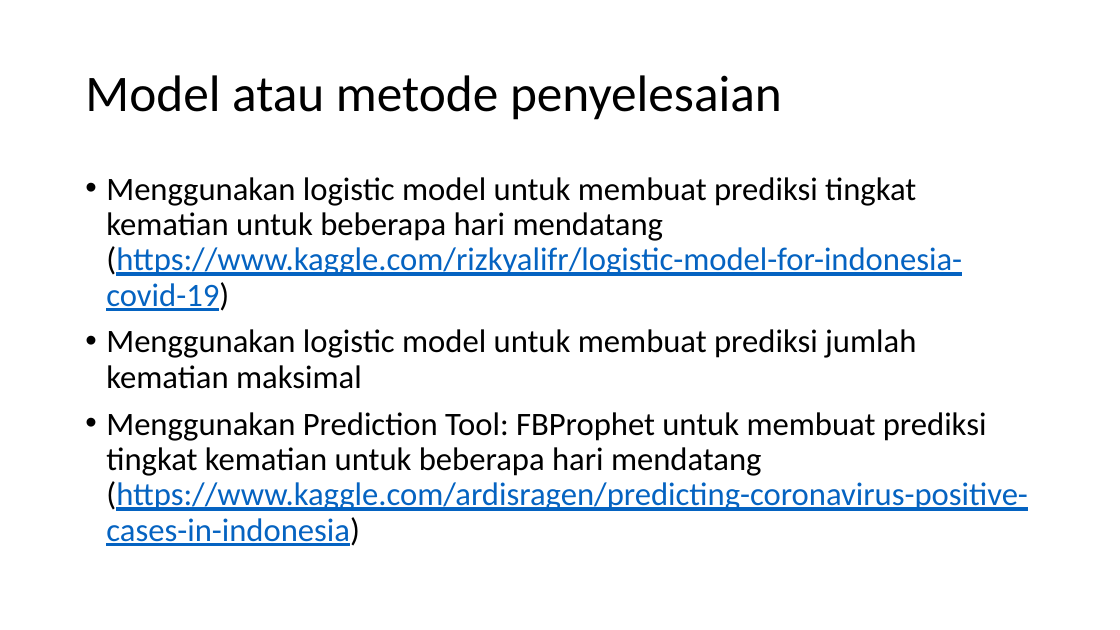
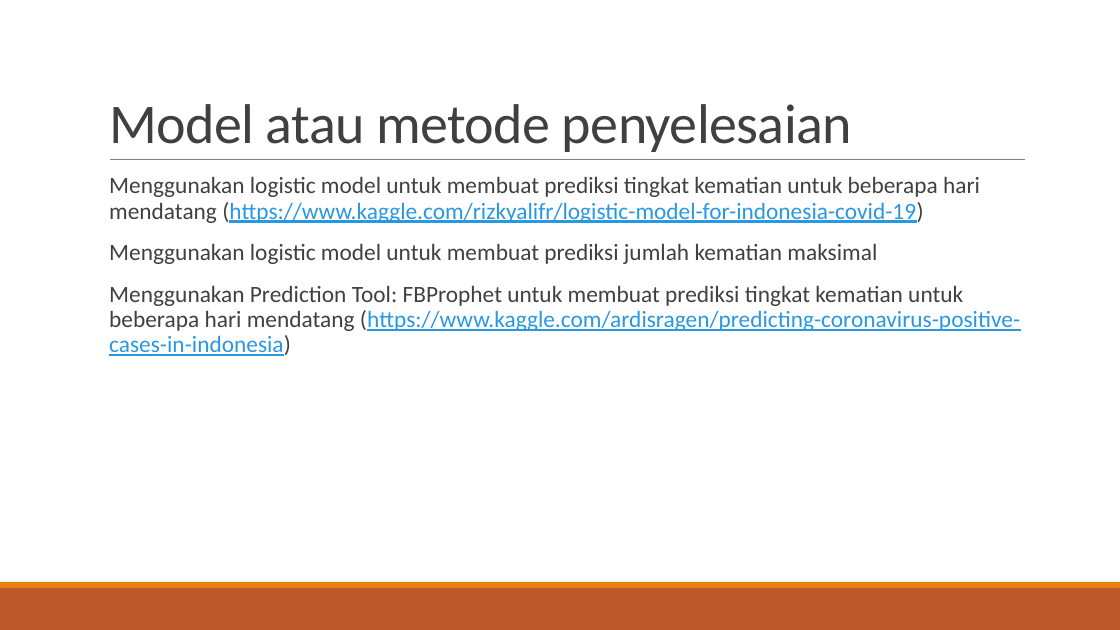
Before and after one commit to andreasnovian/IF5175-ADB-Covid19, a slide deck: slide 5 of PPT-ADB-23518002-Predicting Covid19 death cases in Indonesia.pptx. Drawn at 1120x630 pixels with LibreOffice and Linux fonts; fonts in the diff are those of the drawing. Boxes give left, top, right and bottom in pixels: in the first picture for what was removed or moved away, otherwise in the second. Text is boxed around its words. In the diff, an @@ line names an element or a change of style, - is before the commit and + after.

```diff
--- a/PPT-ADB-23518002-Predicting Covid19 death cases in Indonesia.pptx
+++ b/PPT-ADB-23518002-Predicting Covid19 death cases in Indonesia.pptx
@@ title "Model atau metode penyelesaian": place and size @@
-title "Model atau metode penyelesaian" at [85,75,782,120]
+title "Model atau metode penyelesaian" at [109,104,852,152]
@@ title "Model atau metode penyelesaian" at [109,104,852,152]: size 44 to 48 pt, text colour #000000 to #404040, letter spacing 0 to -0.5 pt; line spacing 0.9 to 0.85; vertical alignment middle to bottom @@
@@ text "Menggunakan logistic model untuk membuat ..." at [109,177,1020,356]: size 28 to 20 pt; text colour #000000 to #404040 in "Menggunakan logistic model untuk membuat prediksi tingkat ...", "Menggunakan logistic model untuk membuat prediksi jumlah ...", "Menggunakan Prediction Tool: FBProphet untuk membuat prediks ..."; text colour #0563C1 to #2998E3 in "(https://www.kaggle.com/rizkyalifr/logistic-model-for-indone ...", "(https://www.kaggle.com/ardisragen/predicting-coronavirus-po ..."; bullet • to  ; more space between paragraphs @@
@@ line added from (110, 160) to (1026, 160), #808080 0.5 pt @@
@@ rectangle added at [0,588,1120,630], fill #BD582C @@
@@ rectangle added at [0,582,1120,588], fill #E48312 @@
```
Also in this commit, not shown: 10 other slides changed, 3 slides added, 1 slide removed, 1 other file.
